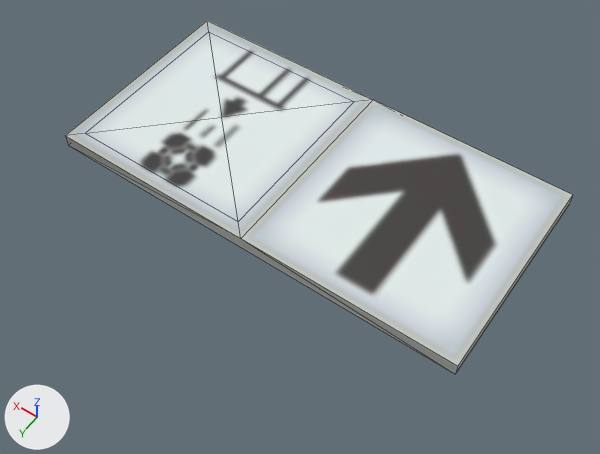
Renders of the Blender file models/editor/signage/signage.blend from each side of a commit.
Camera for both pictures: a 50 mm lens placed at (-44.3, 56.8, 24.2), pointed at (-2.9, -1.3, -67.0). Arrows for +X, +Y and +Z are at lower left; the lights stay in place. Mesh edges are drawn as thin lines.

Objects in the first picture: 'signage_fwd_ref'.
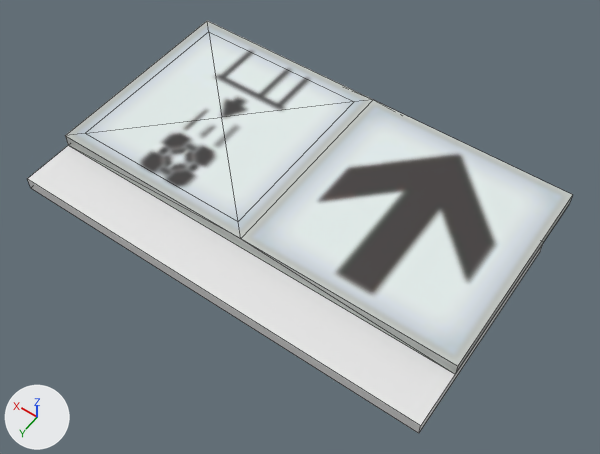
Patch to the scene script:
```diff
--- a/models/editor/signage/signage.blend.py
+++ b/models/editor/signage/signage.blend.py
@@ me_cube @@
+me_cube.from_pydata(...)  # a box spanning x -32.0..32.0, y -16.0..16.0, z -18.0..-16.0
@@ ob_footprint @@
+ob_footprint = bpy.data.objects.new('footprint', me_cube)
+ob_footprint.location = (0.0, 0.0, -48.0)
```

Pixel boxes [x1, y1, x2, y2] of what changed, in the pictures (600 x 454 px):
'footprint', added: after [27, 145, 543, 433]
